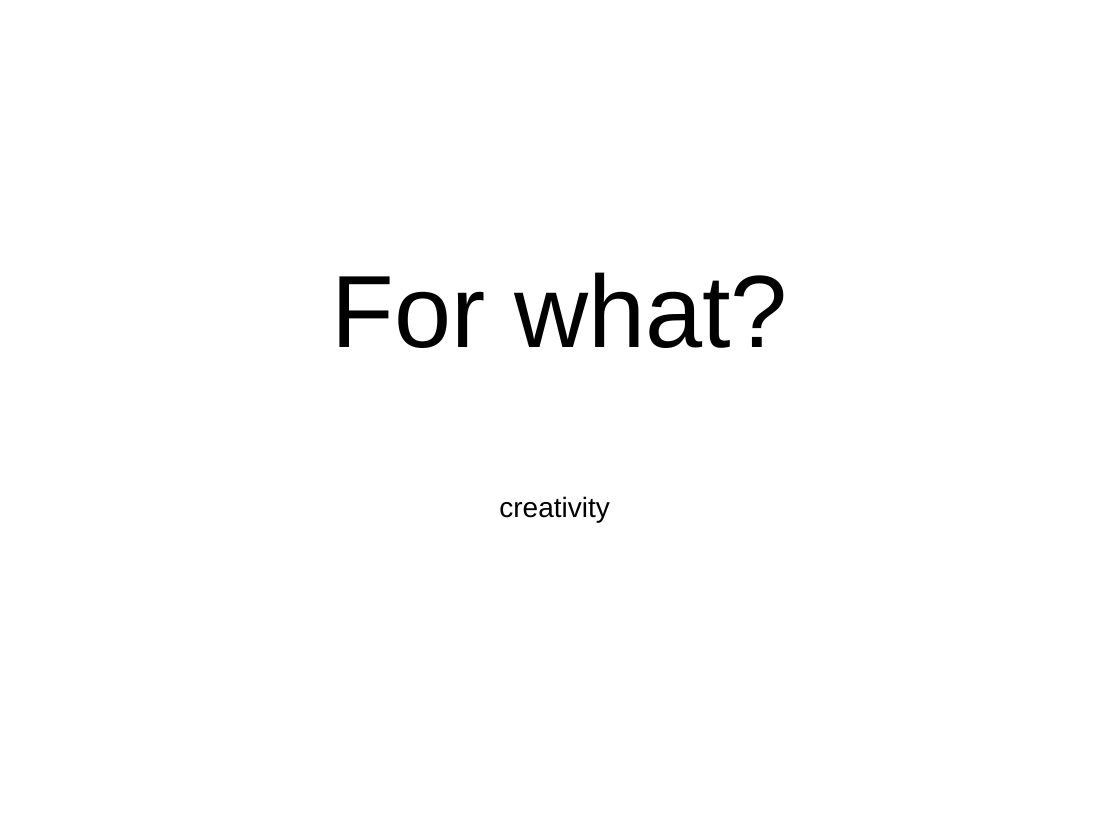
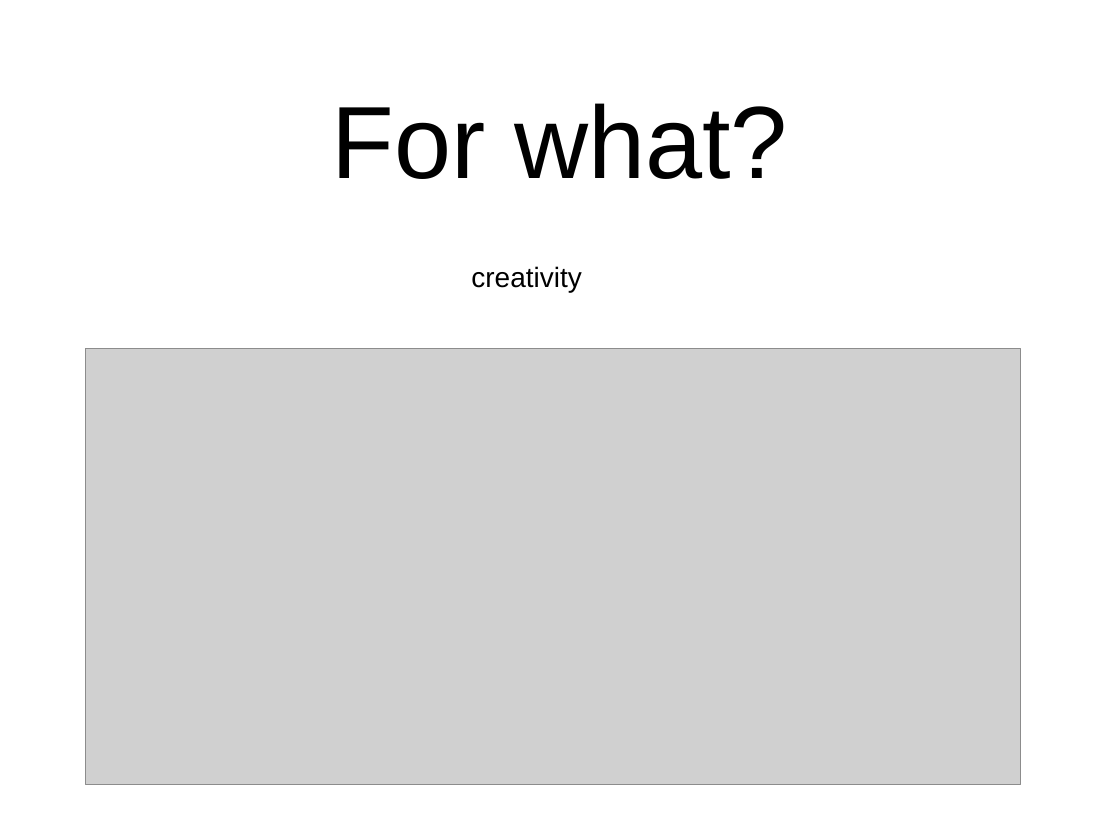
Before and after one commit to mizhiwu/automatedTesting, a slide deck: slide 2 of Members/Eric/Brain-Storming.pptx. Drawn at 1120x840 pixels with LibreOffice and Linux fonts; fonts in the diff are those of the drawing; grey boxes stand for pictures; background and template pictures are left out. Boxes give left, top, right and bottom in pixels: in the first picture for what was removed or moved away, otherwise in the second. Text is boxed around its words. In the diff, an @@ line names an element or a change of style, - is before the commit and + after.

Commit message:
update

```diff
--- a/Members/Eric/Brain-Storming.pptx
+++ b/Members/Eric/Brain-Storming.pptx
@@ text "For what?": place and size @@
-text "For what?" at [332, 272, 788, 348]
+text "For what?" at [332, 103, 788, 179]
@@ text "creativity": place and size @@
-text "creativity" at [499, 496, 609, 522]
+text "creativity" at [471, 266, 581, 292]
@@ picture added at [85, 348, 1020, 785] @@
```
Also in this commit, not shown: 1 other slide changed.
